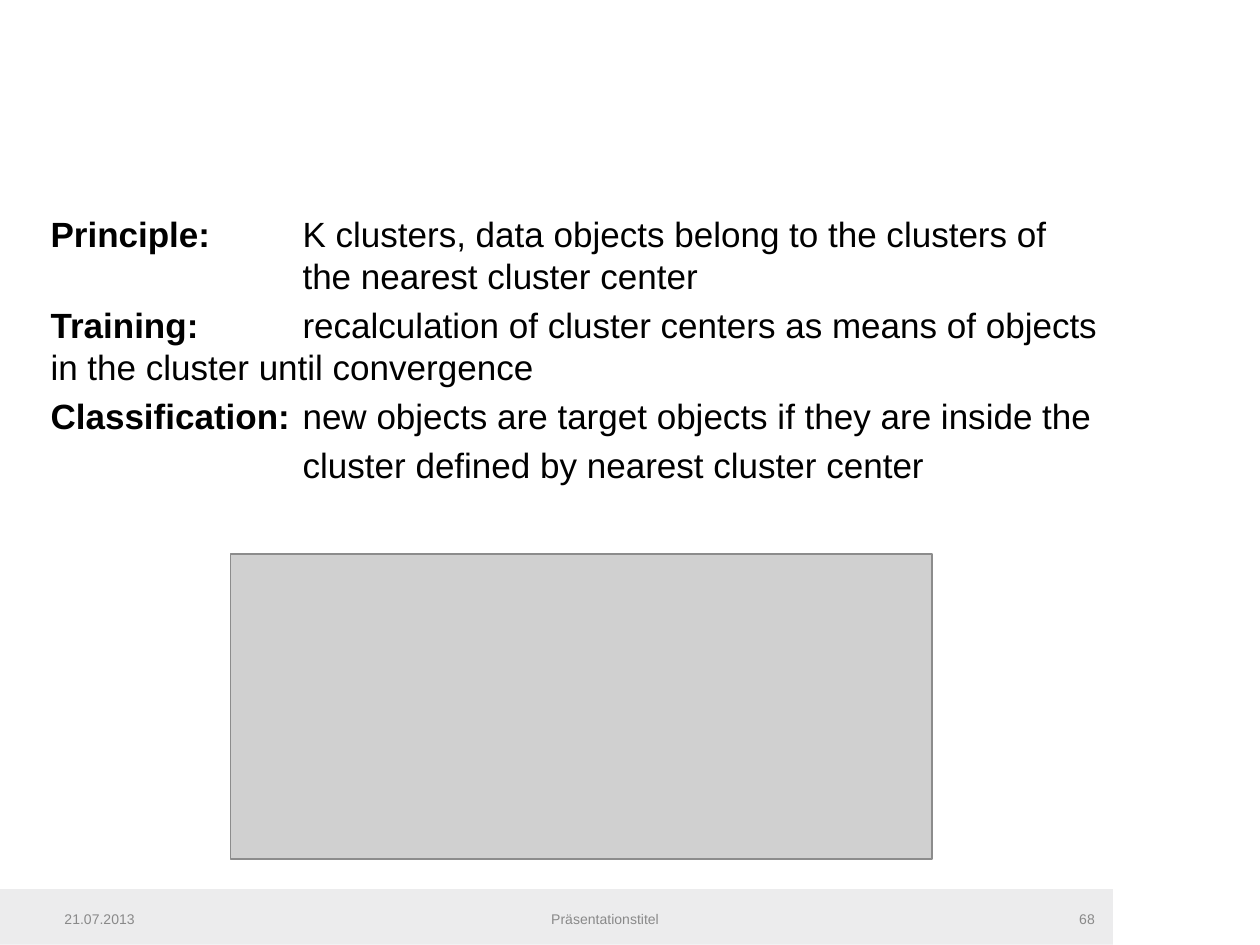
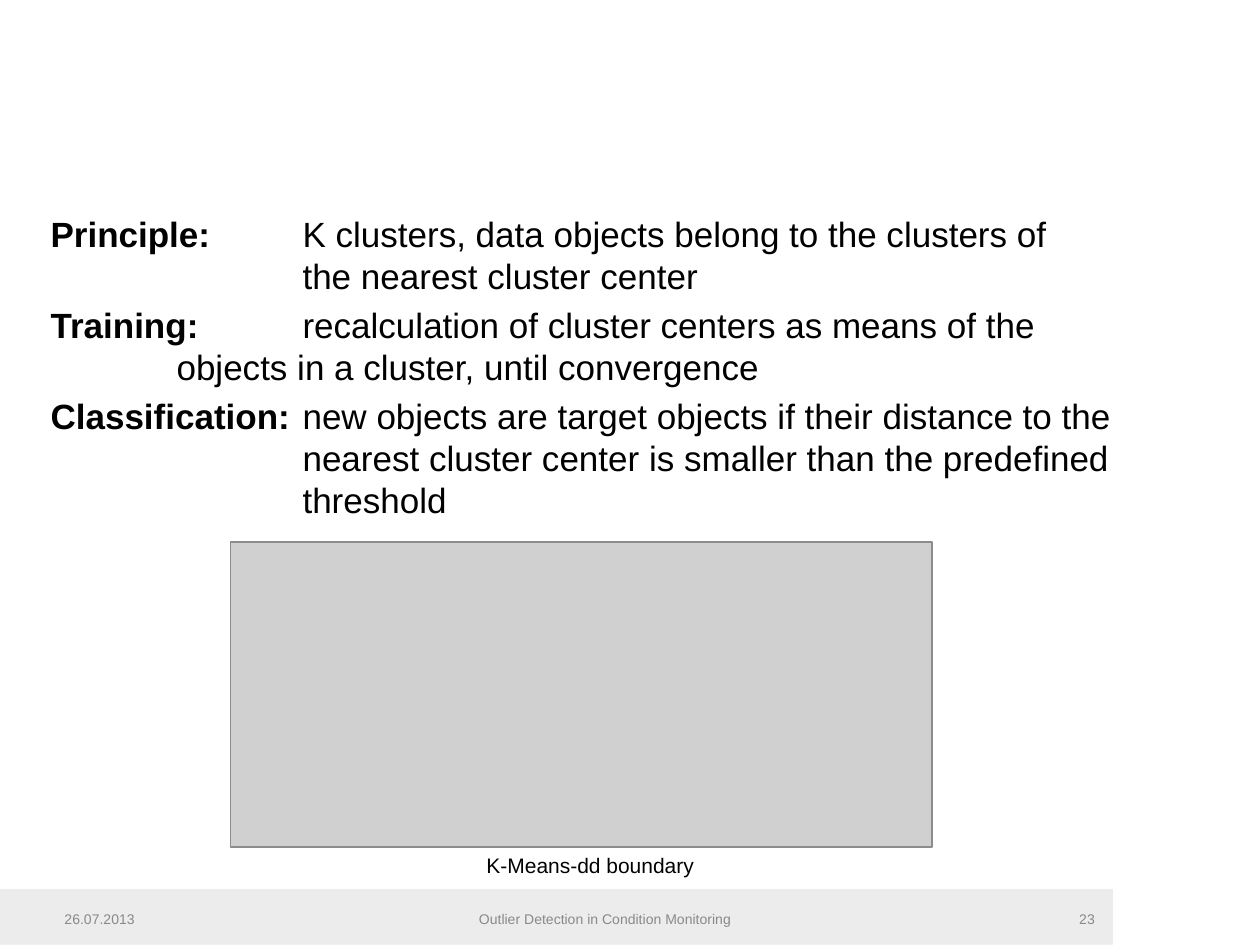
Before and after one commit to fera0013/MasterThesis, a slide deck: slide 23 of Documentation/SemiSupervisedMethodsInConditionMonitoring1.pptx (slide 68 before the commit). Drawn at 1260x945 pixels with LibreOffice and Linux fonts; fonts in the diff are those of the drawing; grey boxes stand for pictures; background and template pictures are left out. Boxes give left, top, right and bottom in pixels: in the first picture for what was removed or moved away, otherwise in the second. Text is boxed around its words. In the diff, an @@ line names an element or a change of style, - is before the commit and + after.

Commit message:
Outlier Detection in Condition Monitoring Documentation

```diff
--- a/Documentation/SemiSupervisedMethodsInConditionMonitoring1.pptx
+++ b/Documentation/SemiSupervisedMethodsInConditionMonitoring1.pptx
@@ text at (51, 312, 1111, 514): text changed @@
-Training: recalculation of cluster centers as means of objects in the cluster until convergence
-Classification: new objects are target objects if they are inside the
-cluster defined by nearest cluster center
+Training: recalculation of cluster centers as means of the objects in a cluster, until convergence
+Classification: new objects are target objects if their distance to the nearest cluster center is smaller than the predefined threshold
@@ picture: place and size @@
-picture at (231, 554, 932, 859)
+picture at (231, 542, 932, 847)
@@ text added at (486, 857, 693, 877), 12 pt, text #000000 @@
+K-Means-dd boundary
@@ text at (64, 914, 134, 924): text changed @@
-21.07.2013
+26.07.2013
@@ text at (479, 914, 731, 927): text changed @@
-Präsentationstitel
+Outlier Detection in Condition Monitoring
@@ page number at (1079, 914, 1095, 924): text changed @@
-68
+23
```
Also in this commit, not shown: 40 other slides changed, 4 slides added, 91 slides removed, 6 other files.
